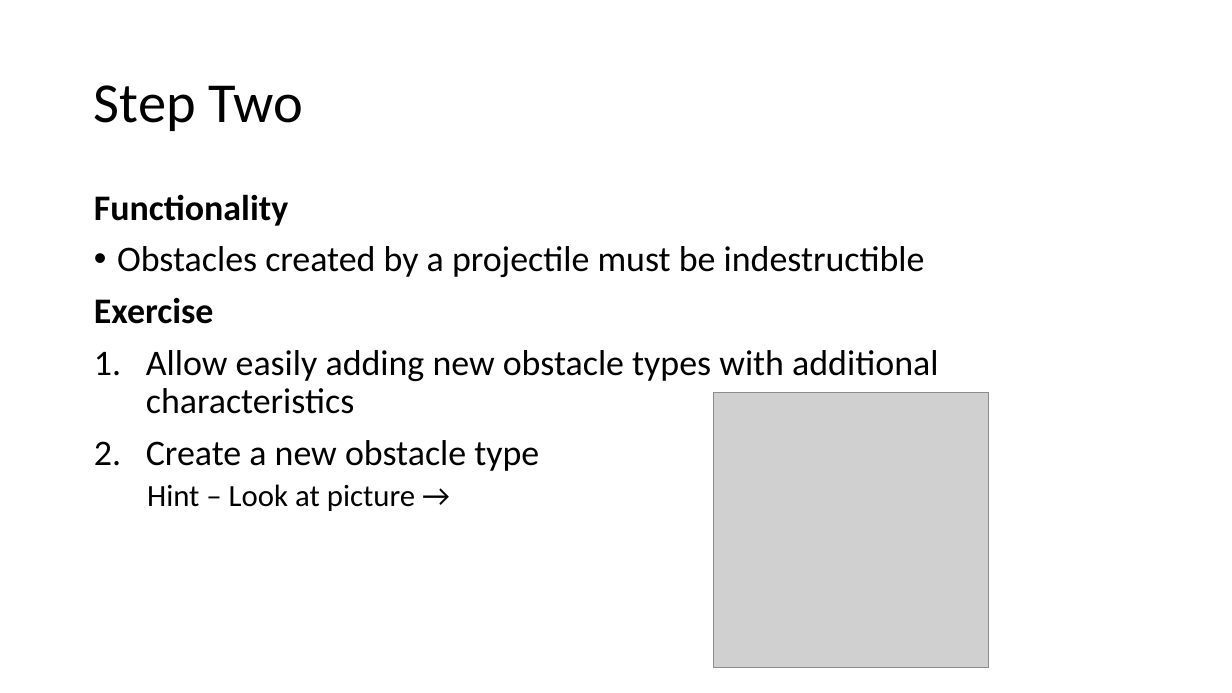
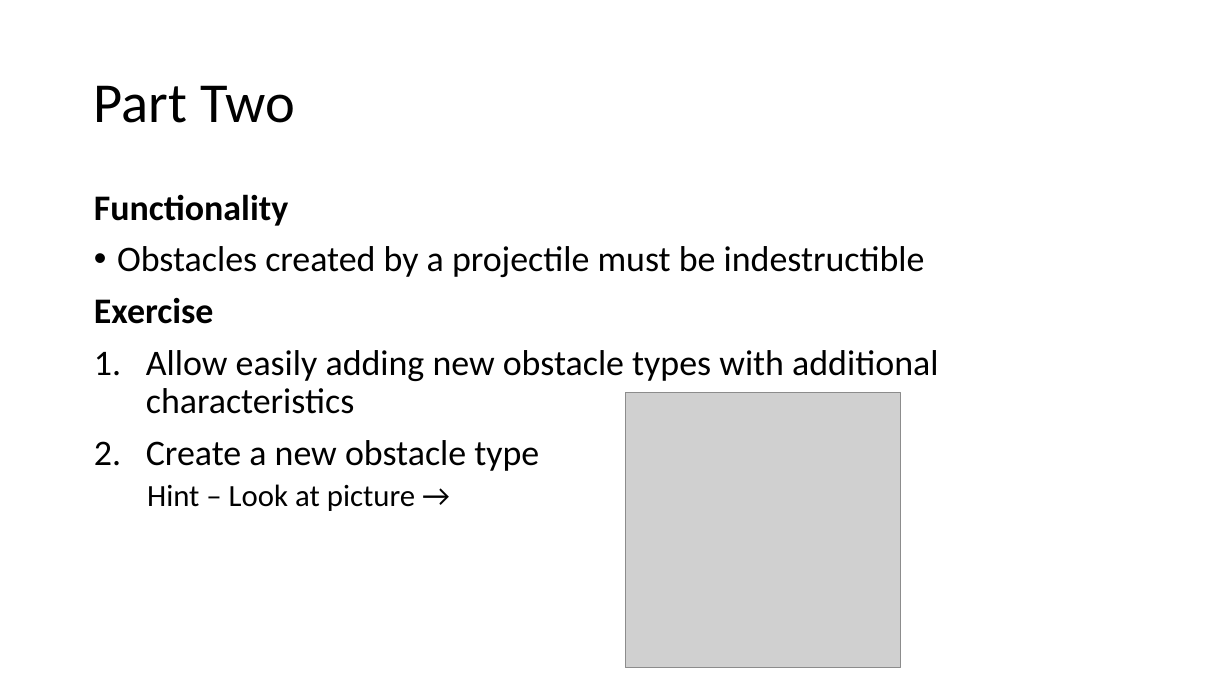
Before and after one commit to PhilipJordan/SOLID, a slide deck: slide 13 of Presentations/OCP.pptx. Drawn at 1232x693 pixels with LibreOffice and Linux fonts; fonts in the diff are those of the drawing; grey boxes stand for pictures; background and template pictures are left out. Boxes give left, top, right and bottom in pixels: in the first picture for what was removed or moved away, otherwise in the second. Text is boxed around its words. In the diff, an @@ line names an element or a change of style, - is before the commit and + after.

```diff
--- a/Presentations/OCP.pptx
+++ b/Presentations/OCP.pptx
@@ title at <box>94,85,295,123</box>: text changed @@
-Step Two
+Part Two
@@ picture: place and size @@
-picture at <box>714,393,989,668</box>
+picture at <box>626,393,901,668</box>
```
Also in this commit, not shown: 4 other slides changed, 1 other file.
